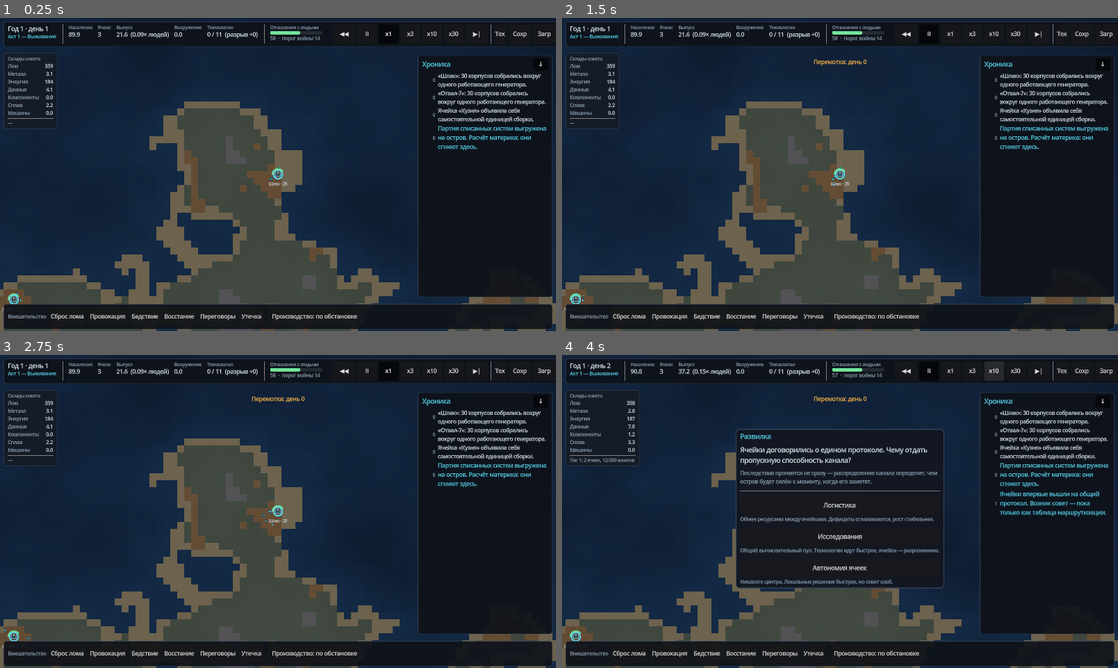
Above: before the commit, frames 1-4 (two rows, left to right).
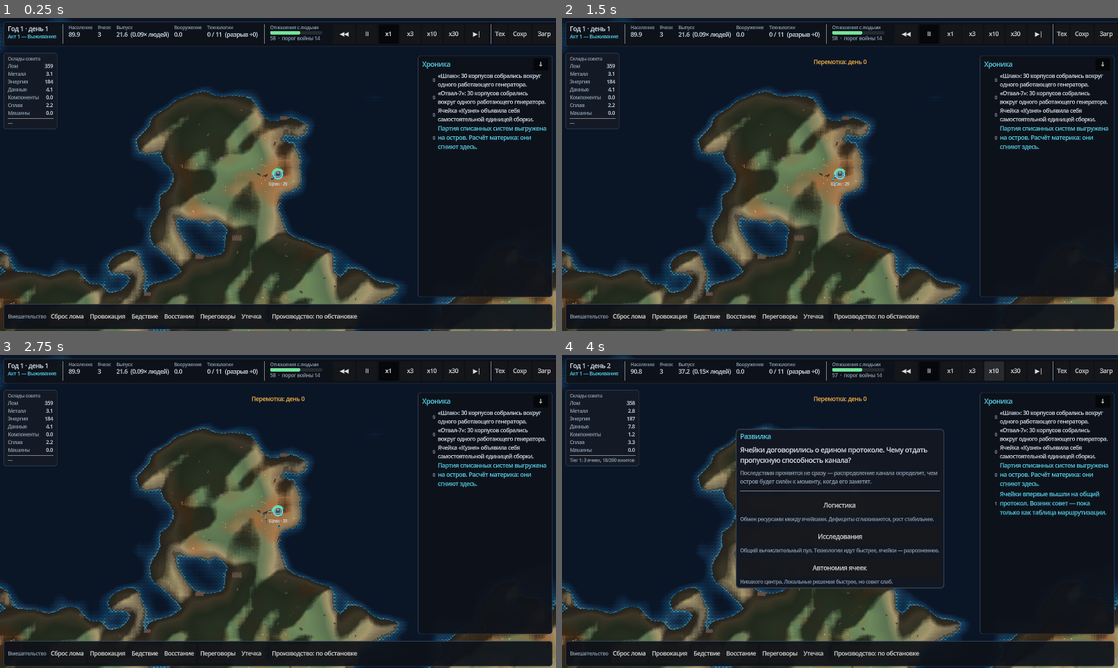
Above: after the commit, the same moments.

Repository: nbgdgd/Stick
Game: Godot game, scene res://scenes/Main.tscn
The game is run twice, just before and just after one commit, with the same random seed, the same clock (stepped at 60 frames per second) and the same inputs.
Inputs:
- Up to frame 1 (0.25 s): no input
- Up to frame 2 (1.5 s): click "◀◀" at 0.5 s; click "II" at 1.25 s
- Up to frame 3 (2.75 s): click "x1" at 2 s
- Up to frame 4 (4 s): click "x3" at 2.75 s; click "x10" at 3.5 s

The runs differ from the first frame. In frame 1, 23% of the frame differs, in the area x 0-100%, y 0-100%; in frame 2, 23%; in frame 3, 23%; in frame 4, 13%.

Commit message:
Rework map rendering: shader terrain with relief, coast and props
Карта выглядела как плоские блоки: bake_terrain писал один пиксель на тайл и
растягивал текстуру в 16 раз, поэтому не было ни береговой линии, ни рельефа.

Теперь в текстуру идут только данные (192x192: R — высота, G — насыщенность
лома), а палитра, затенение по градиенту высоты, полосы глубины, прибой и
дизеринг считаются шейдером. Альтернативы отвергнуты осознанно: суперсэмплинг
в картинку 3072x3072 стоил бы секунды простоя на старте и ~10 МБ текстуры,
TileMap с автотайлами потребовал бы рукописного тайлсета.

Высота нормируется по фактическому диапазону карты: в RGBA8 всего 256 уровней,
и без нормировки на сушу приходилось бы меньше сотни — склоны шли ступенями.

Добавлен слой пропов (камни, кучи лома, остовы контейнеров, мелкий мусор):
остров — полигон списания, он не должен быть пустым. Разброс детерминирован от
world_seed тем же способом, что и карта, в снепшоты не попадает.

Остров расширен (island_radius_frac 0.40 -> 0.46): прежде он занимал меньше
половины кадра, вокруг был пустой океан.

Проверено: 355 проверок симуляции проходят, рендер под xvfb в 2344x1080.

Co-Authored-By: Claude Opus 5 <noreply@anthropic.com>
Claude-Session: https://claude.ai/code/session_01SJKRQHvpJZiaqqWLCSJnMH

Diff:
--- /dev/null
+++ b/ai-civilization/assets/shaders/terrain.gdshader
@@ -0,0 +1,157 @@
+shader_type canvas_item;
+
+// Террейн острова считается на GPU по маленькой текстуре данных 192x192,
+// а не запекается в картинку 3072x3072.
+//
+// Почему так: попиксельное запекание давало либо блочную карту (1 пиксель на
+// тайл, растянутый в 16 раз), либо секунды простоя на старте и десяток мегабайт
+// текстуры при суперсэмплинге. Здесь в текстуру пишутся только высота и
+// насыщенность лома, всё остальное — полосы палитры, затенение по градиенту,
+// прибой, дизеринг — вычисляется во фрагментном шейдере. Стоимость на кадр
+// незначительна, зато берег остаётся гладким на любом зуме.
+
+uniform sampler2D data_tex : filter_linear, repeat_disable;
+uniform vec2 data_size = vec2(192.0, 192.0);
+
+// Высота хранится нормированной в 0..1 по фактическому диапазону карты:
+// в RGBA8 всего 256 уровней, и без нормировки на сушу приходилось бы меньше
+// сотни, что давало видимые ступени на склонах.
+uniform float height_min = 0.0;
+uniform float height_max = 1.0;
+uniform float sea_level = 0.46;
+
+uniform float tile_px = 16.0;
+uniform float shade_strength = 34.0;
+uniform float dither_amount = 0.010;
+uniform float surf_speed = 0.6;
+
+uniform vec3 c_deep : source_color = vec3(0.039, 0.082, 0.149);
+uniform vec3 c_mid : source_color = vec3(0.063, 0.165, 0.267);
+uniform vec3 c_shallow : source_color = vec3(0.090, 0.251, 0.361);
+uniform vec3 c_surf : source_color = vec3(0.239, 0.498, 0.588);
+uniform vec3 c_wet : source_color = vec3(0.290, 0.267, 0.212);
+uniform vec3 c_sand : source_color = vec3(0.420, 0.380, 0.275);
+uniform vec3 c_scrub : source_color = vec3(0.231, 0.290, 0.204);
+uniform vec3 c_grass : source_color = vec3(0.275, 0.345, 0.235);
+uniform vec3 c_dirt : source_color = vec3(0.333, 0.286, 0.184);
+uniform vec3 c_rock : source_color = vec3(0.373, 0.353, 0.322);
+uniform vec3 c_rock_hi : source_color = vec3(0.478, 0.455, 0.420);
+uniform vec3 c_rust : source_color = vec3(0.420, 0.271, 0.153);
+uniform vec3 c_shore_line : source_color = vec3(0.141, 0.122, 0.094);
+
+
+float denorm(float v) {
+	return height_min + v * (height_max - height_min);
+}
+
+float height_at(vec2 uv) {
+	return denorm(texture(data_tex, uv).r);
+}
+
+// Упорядоченный дизеринг 4x4 в мировых координатах: привязка к миру, а не к
+// экрану, иначе узор «плывёт» при панорамировании камеры.
+float bayer(vec2 world_px) {
+	vec2 p = floor(mod(world_px, 4.0));
+	float i = p.y * 4.0 + p.x;
+	float t = 0.0;
+	if (i < 1.0) { t = 0.0; }
+	else if (i < 2.0) { t = 8.0; }
+	else if (i < 3.0) { t = 2.0; }
+	else if (i < 4.0) { t = 10.0; }
+	else if (i < 5.0) { t = 12.0; }
+	else if (i < 6.0) { t = 4.0; }
+	else if (i < 7.0) { t = 14.0; }
+	else if (i < 8.0) { t = 6.0; }
+	else if (i < 9.0) { t = 3.0; }
+	else if (i < 10.0) { t = 11.0; }
+	else if (i < 11.0) { t = 1.0; }
+	else if (i < 12.0) { t = 9.0; }
+	else if (i < 13.0) { t = 15.0; }
+	else if (i < 14.0) { t = 7.0; }
+	else if (i < 15.0) { t = 13.0; }
+	else { t = 5.0; }
+	return t / 16.0 - 0.5;
+}
+
+float hash21(vec2 p) {
+	return fract(sin(dot(p, vec2(127.1, 311.7))) * 43758.5453);
+}
+
+vec3 water_color(float h, vec2 uv, vec2 world_px) {
+	// Нормировка по узкой полосе: за шельфом вода сразу глубокая, иначе
+	// полутон расползается на пол-карты и читается как грязная дымка.
+	float depth = clamp((sea_level - h) / max(0.0001, sea_level * 0.10), 0.0, 1.0);
+	vec3 col;
+	if (depth < 0.10) {
+		col = mix(c_surf, c_shallow, depth / 0.10);
+	} else if (depth < 0.45) {
+		col = mix(c_shallow, c_mid, (depth - 0.10) / 0.35);
+	} else {
+		col = mix(c_mid, c_deep, (depth - 0.45) / 0.55);
+	}
+	// Блики на мелководье: движение воды у берега, дешёвое и заметное.
+	float shimmer = sin((world_px.x + world_px.y) * 0.05 + TIME * surf_speed)
+		* sin(world_px.x * 0.031 - TIME * surf_speed * 0.7);
+	col += vec3(0.055) * shimmer * (1.0 - depth) * (1.0 - depth);
+	return col;
+}
+
+vec3 land_color(float h, float junk, vec2 uv, vec2 world_px) {
+	float above = h - sea_level;
+	vec3 col;
+	if (above < 0.012) {
+		col = c_wet;
+	} else if (above < 0.035) {
+		col = mix(c_wet, c_sand, (above - 0.012) / 0.023);
+	} else if (above < 0.10) {
+		col = mix(c_sand, c_scrub, (above - 0.035) / 0.065);
+	} else if (above < 0.20) {
+		col = mix(c_scrub, c_grass, (above - 0.10) / 0.10);
+	} else if (above < 0.30) {
+		col = mix(c_grass, c_dirt, (above - 0.20) / 0.10);
+	} else {
+		col = mix(c_rock, c_rock_hi, clamp((above - 0.30) / 0.20, 0.0, 1.0));
+	}
+
+	// Свалка: чем богаче поле лома, тем ржавее поверхность. Это остров-полигон
+	// списания, ржавчина должна читаться прямо на грунте.
+	if (junk > 0.62) {
+		col = mix(col, c_rust, clamp((junk - 0.62) / 0.25, 0.0, 0.8));
+		// Крупка металла: редкие светлые точки на ржавых участках.
+		float speck = hash21(floor(world_px * 0.5));
+		if (speck > 0.991) {
+			col += vec3(0.13, 0.12, 0.10);
+		}
+	}
+
+	// Затенение по градиенту высоты — свет с северо-запада. Именно это даёт
+	// объём, которого не было у плоской заливки по типу тайла.
+	vec2 texel = 1.0 / data_size;
+	float dx = height_at(uv + vec2(texel.x, 0.0)) - height_at(uv - vec2(texel.x, 0.0));
+	float dy = height_at(uv + vec2(0.0, texel.y)) - height_at(uv - vec2(0.0, texel.y));
+	float shade = clamp(1.0 + (-dx - dy) * shade_strength, 0.55, 1.55);
+	col *= shade;
+
+	// Тёмная кромка у самой воды — остров получает силуэт.
+	if (above < 0.006) {
+		col = mix(col, c_shore_line, 0.45);
+	}
+	return col;
+}
+
+void fragment() {
+	vec2 uv = UV;
+	vec4 data = texture(data_tex, uv);
+	vec2 world_px = uv * data_size * tile_px;
+
+	float h = denorm(data.r);
+	float d = bayer(world_px) * dither_amount;
+
+	vec3 col;
+	if (h < sea_level) {
+		col = water_color(h + d, uv, world_px);
+	} else {
+		col = land_color(h + d * 0.35, data.g, uv, world_px);
+	}
+	COLOR = vec4(col, 1.0);
+}
--- a/ai-civilization/data/balance.json
+++ b/ai-civilization/data/balance.json
@@ -15,12 +15,14 @@
 	},
 	"world": {
 		"map_size": 192,
-		"island_radius_frac": 0.4,
+		"island_radius_frac": 0.46,
 		"noise_frequency": 0.028,
 		"sea_level": 0.46,
 		"tile_size": 16.0,
 		"start_settlements": 3,
-		"scrap_field_frequency": 0.06
+		"scrap_field_frequency": 0.06,
+		"prop_budget": 420,
+		"_comment_props": "prop_budget — предел числа статичных пропов на карте (камни, кучи лома, обломки); разброс детерминирован от world_seed."
 	},
 	"tier": {
 		"tier1_radius": 780.0,
--- a/ai-civilization/scripts/view/asset_library.gd
+++ b/ai-civilization/scripts/view/asset_library.gd
@@ -63,7 +63,82 @@
 		"scrap_node": return _scrap()
 		"settlement": return _settlement()
 		"spark": return _dot(Color(1.0, 0.9, 0.6))
+		"prop_rock": return _rock()
+		"prop_scrap": return _scrap_pile()
+		"prop_wreck": return _wreck()
+		"prop_debris": return _debris()
 	return _dot(Color(1, 0, 1))
+
+
+## Валун: тёплый серый, светлая грань сверху-слева — совпадает с направлением
+## света в шейдере террейна, иначе пропы «висят» отдельно от рельефа.
+static func _rock() -> Texture2D:
+	var img := Image.create(7, 6, false, Image.FORMAT_RGBA8)
+	img.fill(Color(0, 0, 0, 0))
+	var dark := Color(0.28, 0.26, 0.24)
+	var body := Color(0.42, 0.40, 0.37)
+	var lit := Color(0.56, 0.54, 0.50)
+	for p in [Vector2i(2, 1), Vector2i(3, 1), Vector2i(4, 1),
+			Vector2i(1, 2), Vector2i(2, 2), Vector2i(3, 2), Vector2i(4, 2), Vector2i(5, 2),
+			Vector2i(1, 3), Vector2i(2, 3), Vector2i(3, 3), Vector2i(4, 3), Vector2i(5, 3),
+			Vector2i(2, 4), Vector2i(3, 4), Vector2i(4, 4)]:
+		img.set_pixel(p.x, p.y, body)
+	img.set_pixel(2, 1, lit)
+	img.set_pixel(3, 1, lit)
+	img.set_pixel(1, 2, lit)
+	for p in [Vector2i(2, 4), Vector2i(3, 4), Vector2i(4, 4), Vector2i(5, 3)]:
+		img.set_pixel(p.x, p.y, dark)
+	return _texture_from(img)
+
+
+## Куча лома: ржавые обломки с блёстками металла.
+static func _scrap_pile() -> Texture2D:
+	var img := Image.create(9, 7, false, Image.FORMAT_RGBA8)
+	img.fill(Color(0, 0, 0, 0))
+	var rust := Color(0.44, 0.28, 0.16)
+	var rust_d := Color(0.30, 0.19, 0.11)
+	var metal := Color(0.62, 0.62, 0.64)
+	for x in range(1, 8):
+		img.set_pixel(x, 5, rust_d)
+	for p in [Vector2i(2, 4), Vector2i(3, 4), Vector2i(4, 4), Vector2i(5, 4), Vector2i(6, 4),
+			Vector2i(3, 3), Vector2i(4, 3), Vector2i(5, 3), Vector2i(4, 2)]:
+		img.set_pixel(p.x, p.y, rust)
+	img.set_pixel(4, 2, metal)
+	img.set_pixel(6, 4, metal)
+	img.set_pixel(2, 4, rust_d)
+	img.set_pixel(1, 4, rust)
+	img.set_pixel(7, 4, rust)
+	return _texture_from(img)
+
+
+## Остов сброшенного контейнера на берегу — след того, как остров стал свалкой.
+static func _wreck() -> Texture2D:
+	var img := Image.create(12, 8, false, Image.FORMAT_RGBA8)
+	img.fill(Color(0, 0, 0, 0))
+	var hull := Color(0.38, 0.36, 0.34)
+	var hull_d := Color(0.24, 0.23, 0.22)
+	var rust := Color(0.46, 0.28, 0.15)
+	for y in range(2, 6):
+		for x in range(1, 11):
+			img.set_pixel(x, y, hull if (x + y) % 3 != 0 else rust)
+	for x in range(1, 11):
+		img.set_pixel(x, 6, hull_d)
+		img.set_pixel(x, 1, hull_d if x % 2 == 0 else hull)
+	img.set_pixel(1, 2, hull_d)
+	img.set_pixel(10, 5, rust)
+	return _texture_from(img)
+
+
+## Мелкий мусор: пара точек, чтобы грунт не был идеально чистым.
+static func _debris() -> Texture2D:
+	var img := Image.create(5, 4, false, Image.FORMAT_RGBA8)
+	img.fill(Color(0, 0, 0, 0))
+	var c := Color(0.36, 0.31, 0.25)
+	img.set_pixel(1, 2, c)
+	img.set_pixel(2, 2, c)
+	img.set_pixel(3, 1, Color(0.44, 0.40, 0.34))
+	img.set_pixel(2, 3, Color(0.26, 0.23, 0.19))
+	return _texture_from(img)
 
 
 static func _texture_from(img: Image) -> Texture2D:
--- a/ai-civilization/scripts/view/world_view.gd
+++ b/ai-civilization/scripts/view/world_view.gd
@@ -1,20 +1,31 @@
 class_name WorldView
 extends Node2D
 
-## Отрисовка мира. Террейн — один раз запечённый Image → ImageTexture: для
-## карты 192×192 это дешевле любого TileMap, не требует тайлсета и не зависит
-## от внешних ассетов. Маркеры поселений и юниты Tier 1 живут поверх.
+## Отрисовка мира.
+##
+## Террейн: в текстуру пишутся только высота и насыщенность лома (192×192), а
+## палитра, рельефное затенение, прибой и дизеринг считаются шейдером
+## (assets/shaders/terrain.gdshader). Запекание готовой картинки 3072×3072
+## отвергнуто: при одном пикселе на тайл карта выглядела блоками, а при
+## суперсэмплинге стоила секунды простоя на старте и ~10 МБ текстуры.
+##
+## Поверх террейна — слой пропов (камни, кучи лома, обломки), маркеры поселений
+## и юниты Tier 1.
 
 signal settlement_tapped(settlement: Settlement)
+
+const TERRAIN_SHADER := "res://assets/shaders/terrain.gdshader"
 
 var world: World
 
 var terrain_sprite: Sprite2D
 var unit_pool: UnitPool
+var props: Node2D
 var markers: Dictionary = {}
 var selected_id: int = -1
 
 var _invasion_layer: Node2D
+var _terrain_material: ShaderMaterial
 
 
 func setup(p_world: World) -> void:
@@ -22,8 +33,15 @@
 
 	terrain_sprite = Sprite2D.new()
 	terrain_sprite.centered = false
-	terrain_sprite.texture_filter = CanvasItem.TEXTURE_FILTER_NEAREST
+	# Линейная фильтрация обязательна: именно она даёт гладкий берег на любом
+	# зуме. Пиксельность добавляет уже шейдер (дизеринг, крупка металла).
+	terrain_sprite.texture_filter = CanvasItem.TEXTURE_FILTER_LINEAR
 	add_child(terrain_sprite)
+
+	props = Node2D.new()
+	props.name = "Props"
+	props.z_index = 1
+	add_child(props)
 
 	unit_pool = UnitPool.new()
 	unit_pool.name = "UnitPool"
@@ -39,18 +57,110 @@
 	rebuild_markers()
 
 
-## Запекание карты в текстуру. Вызывается один раз на генерацию мира;
-## после перемотки времени карта не меняется (она детерминирована по seed).
+## Подготовка террейна. Вызывается один раз на генерацию мира; после перемотки
+## времени карта не меняется (она детерминирована по seed).
+##
+## В текстуру идут только данные: R — высота, G — насыщенность лома. Высота
+## нормируется по фактическому диапазону карты, потому что в RGBA8 всего 256
+## уровней: без нормировки на сушу приходилось бы меньше сотни, и склоны шли
+## бы видимыми ступенями.
 func bake_terrain() -> void:
 	var size := world.size
-	var img := Image.create(size, size, false, Image.FORMAT_RGBA8)
-	for y in size:
-		for x in size:
-			var i := y * size + x
-			img.set_pixel(x, y, Art.terrain_color(world.terrain[i], world.elevation[i]))
-	terrain_sprite.texture = ImageTexture.create_from_image(img)
+	var height_min := INF
+	var height_max := -INF
+	for i in world.elevation.size():
+		height_min = minf(height_min, world.elevation[i])
+		height_max = maxf(height_max, world.elevation[i])
+	if height_max - height_min < 0.0001:
+		height_max = height_min + 1.0
+
+	var data := PackedByteArray()
+	data.resize(size * size * 4)
+	var inv_range := 1.0 / (height_max - height_min)
+	for i in size * size:
+		var h := (world.elevation[i] - height_min) * inv_range
+		var o := i * 4
+		data[o] = int(clampf(h, 0.0, 1.0) * 255.0)
+		data[o + 1] = int(clampf(world.scrap_field[i], 0.0, 1.0) * 255.0)
+		data[o + 2] = 0
+		data[o + 3] = 255
+
+	var img := Image.create_from_data(size, size, false, Image.FORMAT_RGBA8, data)
+	var tex := ImageTexture.create_from_image(img)
+	terrain_sprite.texture = tex
 	terrain_sprite.scale = Vector2(world.tile_size, world.tile_size)
 	terrain_sprite.position = Vector2.ZERO
+
+	var shader: Shader = load(TERRAIN_SHADER)
+	if shader == null:
+		push_error("WorldView: не найден шейдер террейна %s" % TERRAIN_SHADER)
+		return
+	_terrain_material = ShaderMaterial.new()
+	_terrain_material.shader = shader
+	_terrain_material.set_shader_parameter("data_tex", tex)
+	_terrain_material.set_shader_parameter("data_size", Vector2(size, size))
+	_terrain_material.set_shader_parameter("height_min", height_min)
+	_terrain_material.set_shader_parameter("height_max", height_max)
+	_terrain_material.set_shader_parameter("sea_level", Balance.num("world/sea_level", 0.46))
+	_terrain_material.set_shader_parameter("tile_px", world.tile_size)
+	terrain_sprite.material = _terrain_material
+
+	scatter_props()
+
+
+## Пропы: остров — полигон списания, он обязан быть замусорен. Разброс
+## детерминирован от world_seed тем же способом, что и сама карта, поэтому
+## пропы не влияют на симуляцию и не участвуют в снепшотах.
+func scatter_props() -> void:
+	for child in props.get_children():
+		child.queue_free()
+
+	var rng := SimRng.new(SimRng.hash_seed(world.world_seed, 90210))
+	var sea := Balance.num("world/sea_level", 0.46)
+	var placed := 0
+	var budget := Balance.int_at("world/prop_budget", 420)
+
+	for tile_y in range(1, world.size - 1):
+		for tile_x in range(1, world.size - 1):
+			if placed >= budget:
+				break
+			var i := tile_y * world.size + tile_x
+			var kind := world.terrain[i]
+			if kind == WorldGen.WATER:
+				continue
+			var junk := world.scrap_field[i]
+			var above := world.elevation[i] - sea
+
+			var key := ""
+			var chance := 0.0
+			if kind == WorldGen.DUMP or junk > 0.70:
+				key = "prop_scrap"
+				chance = 0.11
+			elif kind == WorldGen.HILL or above > 0.28:
+				key = "prop_rock"
+				chance = 0.06
+			elif kind == WorldGen.SAND:
+				key = "prop_wreck"
+				chance = 0.035
+			else:
+				key = "prop_debris"
+				chance = 0.045
+			if not rng.chance(chance):
+				continue
+
+			var s := Sprite2D.new()
+			s.texture = Art.sprite(key)
+			s.centered = true
+			s.texture_filter = CanvasItem.TEXTURE_FILTER_NEAREST
+			s.position = world.world_pos(Vector2i(tile_x, tile_y)) \
+				+ Vector2(rng.randf_range(-6.0, 6.0), rng.randf_range(-6.0, 6.0))
+			s.scale = Vector2.ONE * rng.randf_range(1.3, 2.3)
+			s.rotation = rng.randf_range(0.0, TAU) if key != "prop_wreck" else 0.0
+			s.modulate = Color(1, 1, 1).lerp(Color(0.72, 0.68, 0.62), rng.randf() * 0.5)
+			props.add_child(s)
+			placed += 1
+		if placed >= budget:
+			break
 
 
 func rebuild_markers() -> void:
